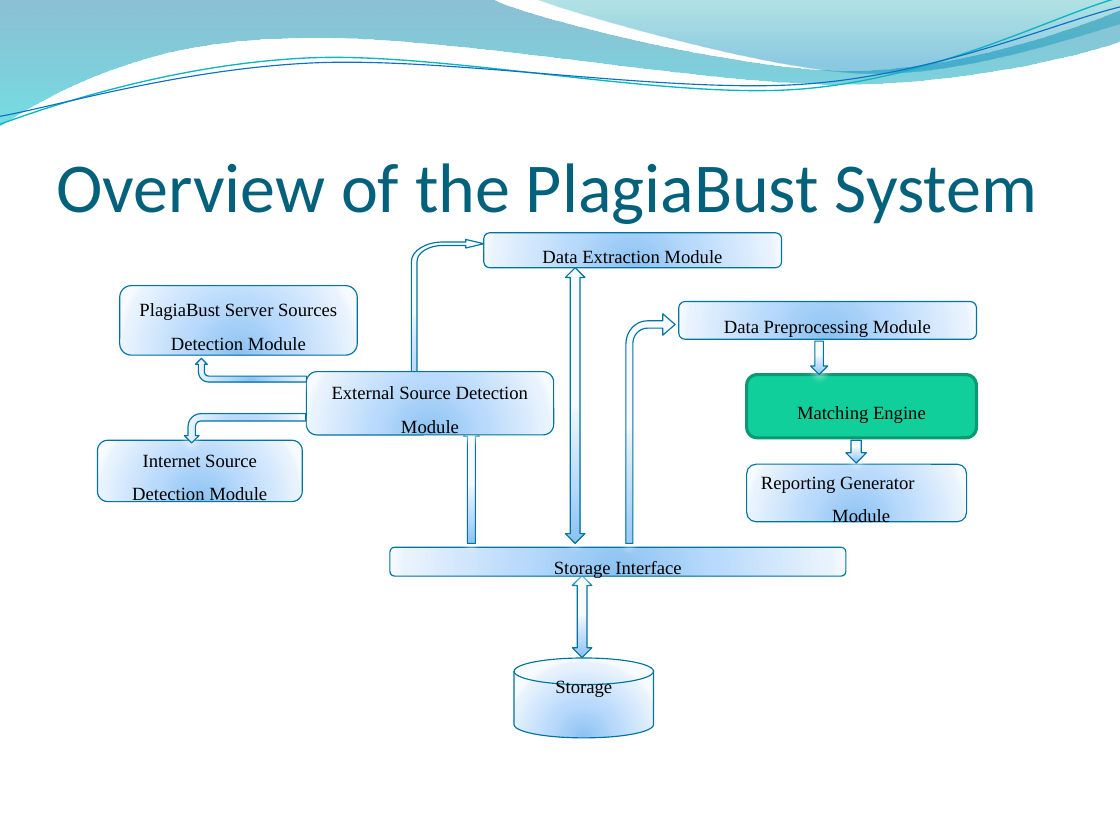
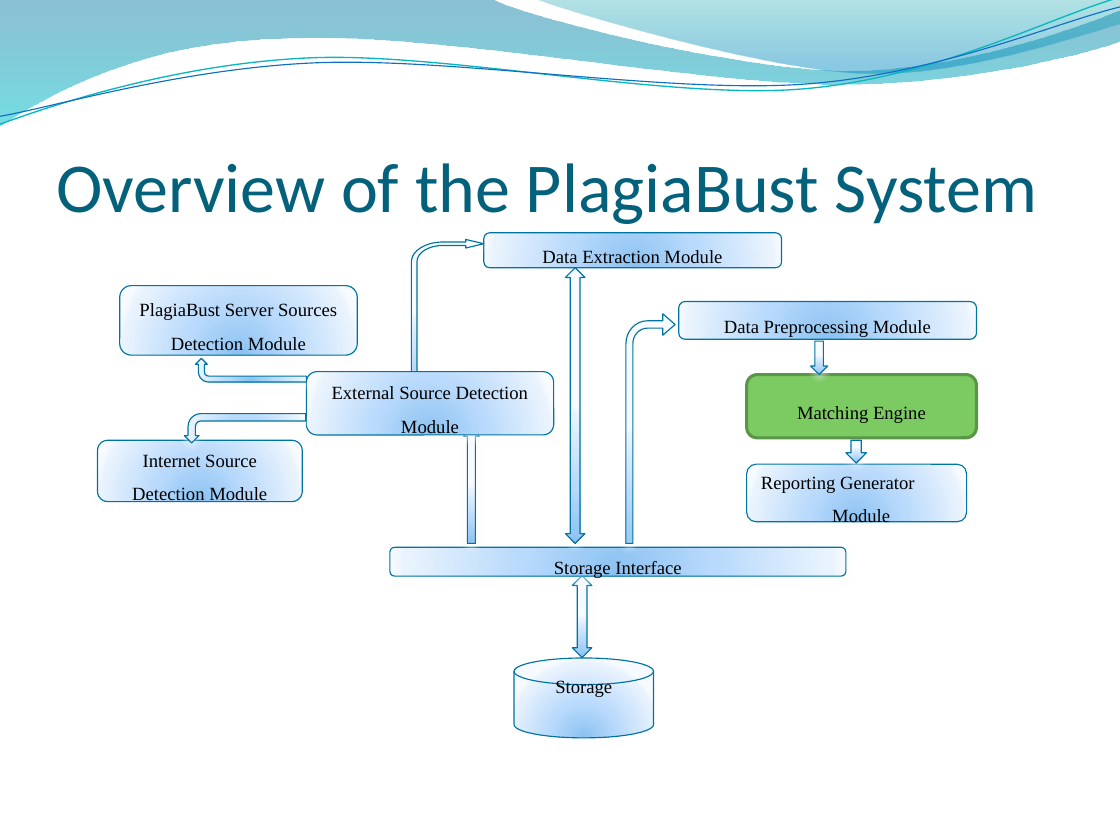
Before and after one commit to rohan501206/project-plagiabust, a slide deck: slide 24 of project docs/Final Presentation.pptx. Drawn at 1120x840 pixels with LibreOffice and Linux fonts; fonts in the diff are those of the drawing; background and template pictures are left out. Boxes give left, top, right and bottom in pixels: in the first picture for what was removed or moved away, otherwise in the second. Text is boxed around its words. In the diff, an @@ line names an element or a change of style, - is before the commit and + after.

```diff
--- a/project docs/Final Presentation.pptx
+++ b/project docs/Final Presentation.pptx
@@ rounded rectangle "Matching Engine" at bbox=[747, 374, 977, 437]: fill #10CF9B to #7CCA62; outline #0C9973 2 pt to #5C9549 2 pt @@
```
Also in this commit, not shown: 2 other slides changed.
